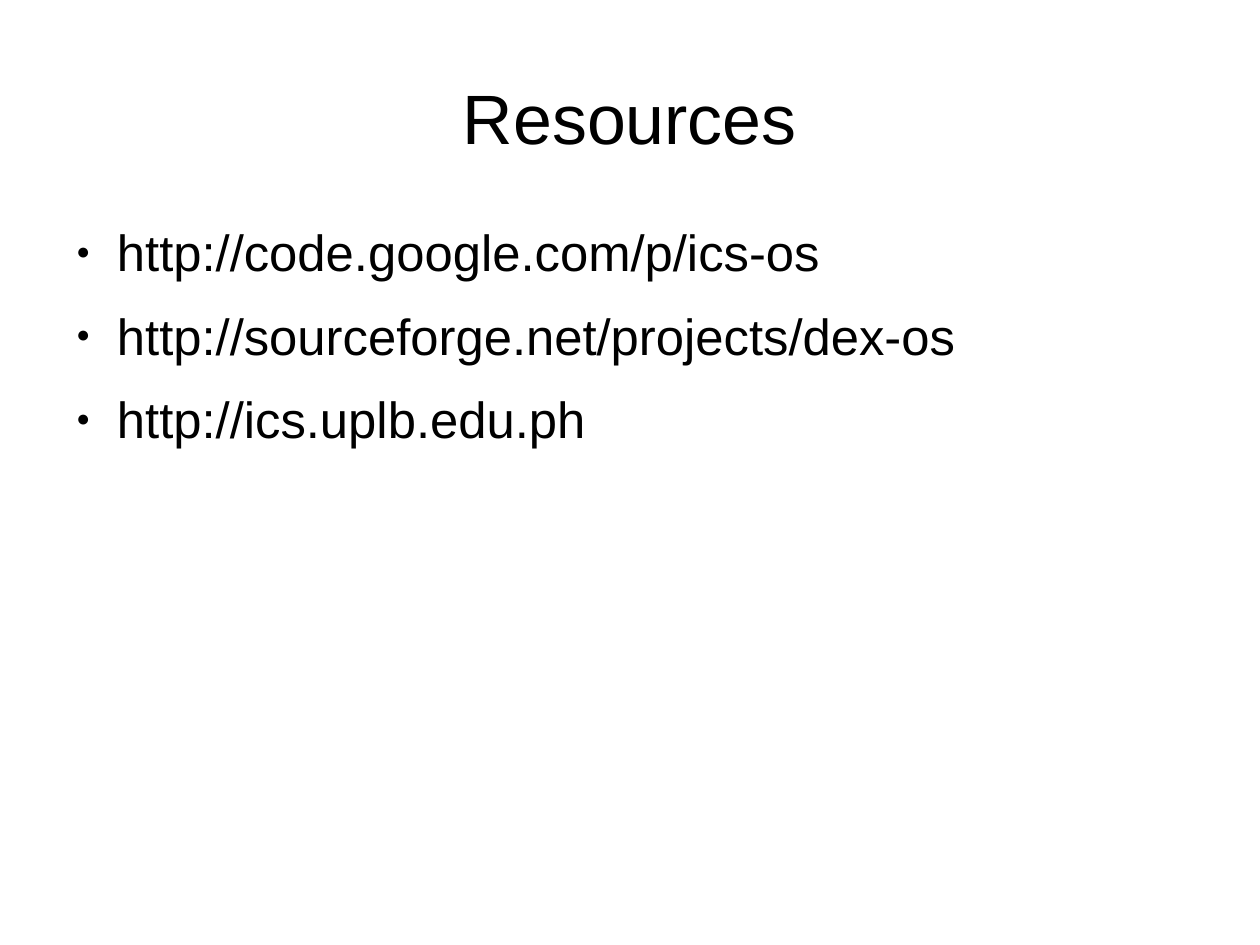
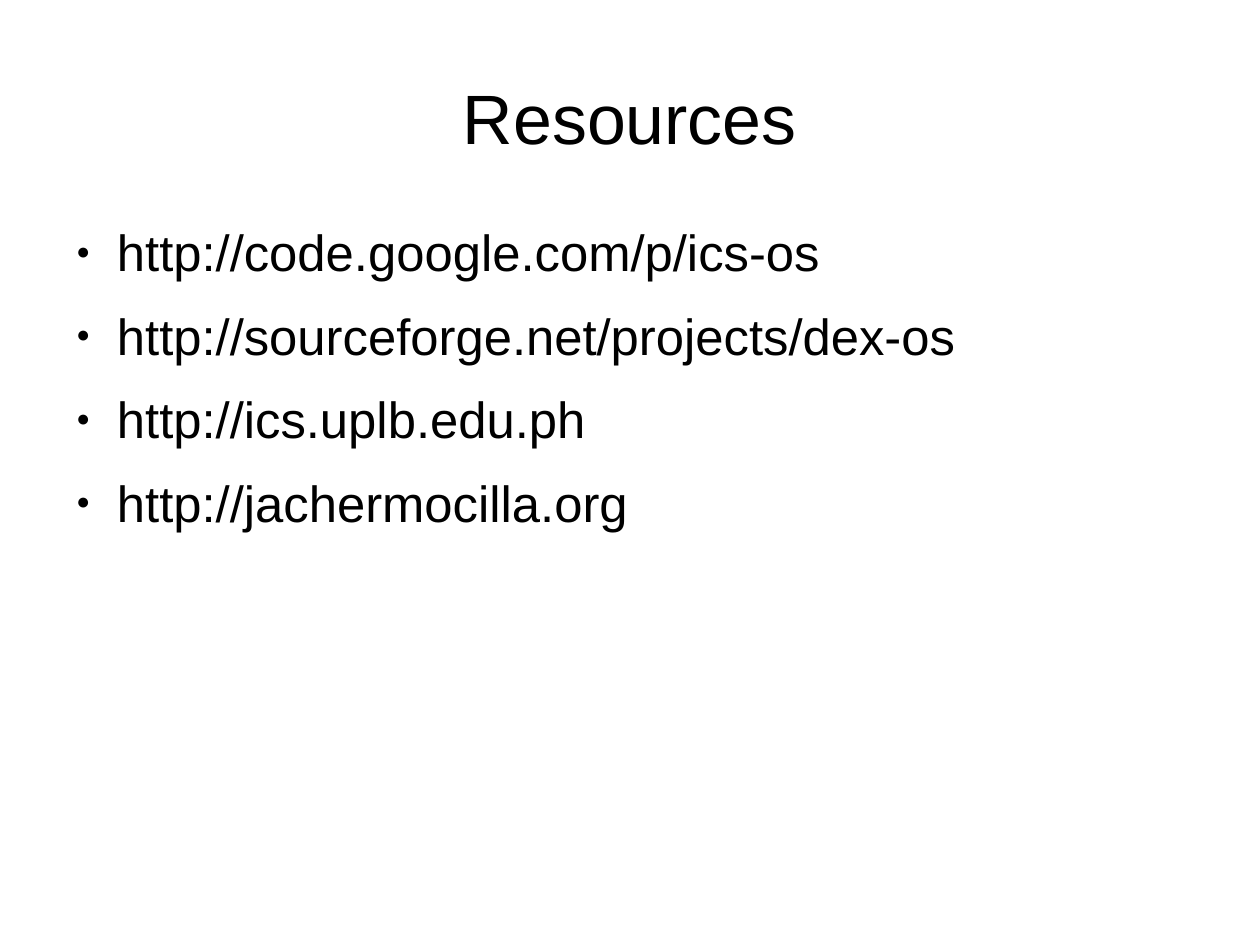
Before and after one commit to jachermocilla/jach-homepage, a slide deck: slide 15 of jach-ncite09-slides.odp. Drawn at 1260x945 pixels with LibreOffice and Linux fonts; fonts in the diff are those of the drawing. Boxes give left, top, right and bottom in pixels: in the first picture for what was removed or moved away, otherwise in the second. Text is boxed around its words. In the diff, an @@ line names an element or a change of style, - is before the commit and + after.

```diff
--- a/jach-ncite09-slides.odp
+++ b/jach-ncite09-slides.odp
@@ text at (117, 485, 628, 532): paragraph added @@
+● http://jachermocilla.org
```
Also in this commit, not shown: 2 other slides changed.
